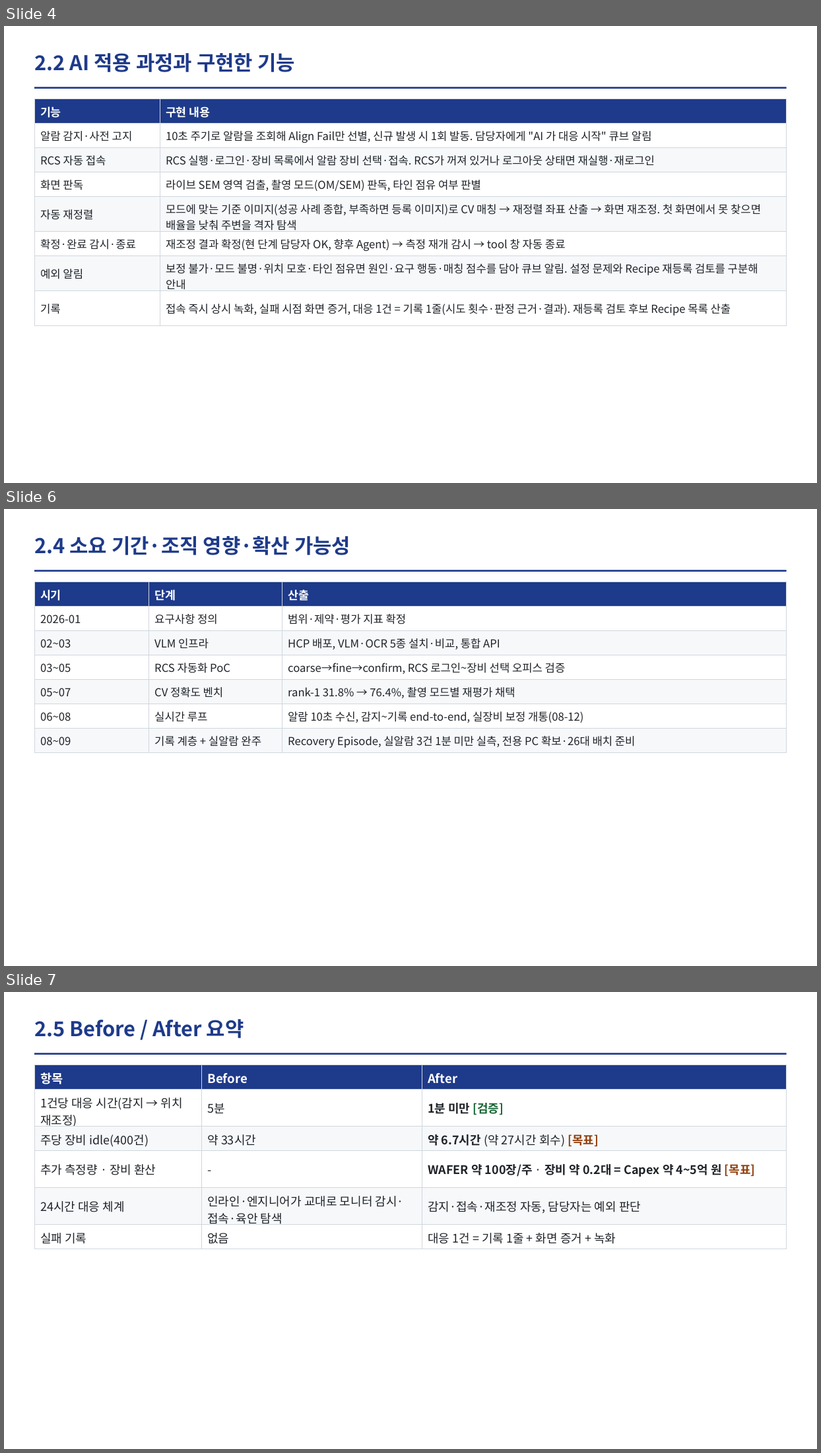
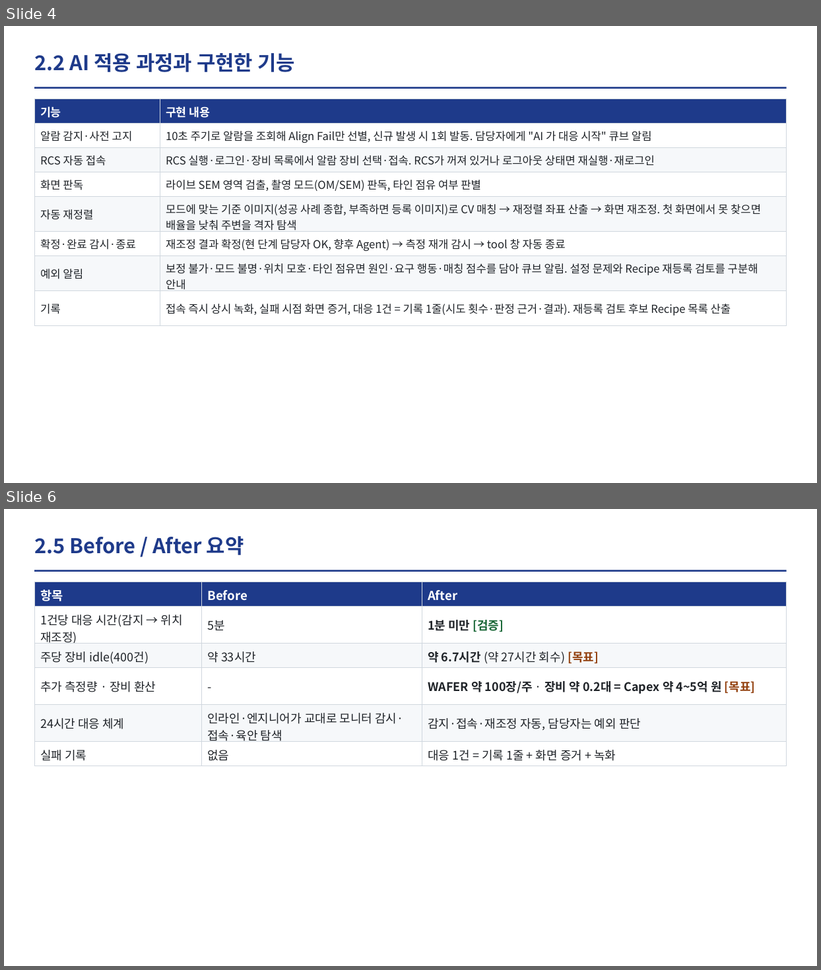
Before and after one commit to DarrenKoi/auto_recipe_creator, a slide deck: docs/project_progress/img/07/07_slides.pptx. Shown one above the other, each under a label of ours: slides 4, 6 and 7 before the commit, slides 4 and 6 after it; the slides between them are not shown. The pictures are 821x1453 and 821x970 pixels, drawn with LibreOffice and Linux fonts; fonts in the diff are those of the drawing. Boxes give left, top, right and bottom in pixels: in the first picture for what was removed or moved away, otherwise in the second. Text is boxed around its words. In the diff, an @@ line names an element or a change of style, - is before the commit and + after.

```diff
--- a/docs/project_progress/img/07/07_slides.pptx
+++ b/docs/project_progress/img/07/07_slides.pptx
@@ slide 6 removed at [4,509,817,966], background #FFFFFF @@
@@ text removed at [34,536,350,555] @@
-2.4 소요 기간·조직 영향·확산 가능성
@@ rectangle removed at [34,570,787,572] @@
@@ table removed at [34,582,787,753], 7 rows, 3 columns @@
-시기 | 단계 | 산출
-2026-01 | 요구사항 정의 | 범위·제약·평가 지표 확정
-02~03 | VLM 인프라 | HCP 배포, VLM·OCR 5종 설치·비교, 통합 API
-03~05 | RCS 자동화 PoC | coarse→fine→confirm, RCS 로그인~장비 선택 오피스 검증
-05~07 | CV 정확도 벤치 | rank-1 31.8% → 76.4%, 촬영 모드별 재평가 채택
-06~08 | 실시간 루프 | 알람 10초 수신, 감지~기록 end-to-end, 실장비 보정 개통(08-12)
-08~09 | 기록 계층 + 실알람 완주 | Recovery Episode, 실알람 3건 1분 미만 실측, 전용 PC 확보·26대 배치 준비
@@ what was slide 7 is now slide 6 @@
```
Also in this commit, not shown: 1 slide changed, 2 other files.
